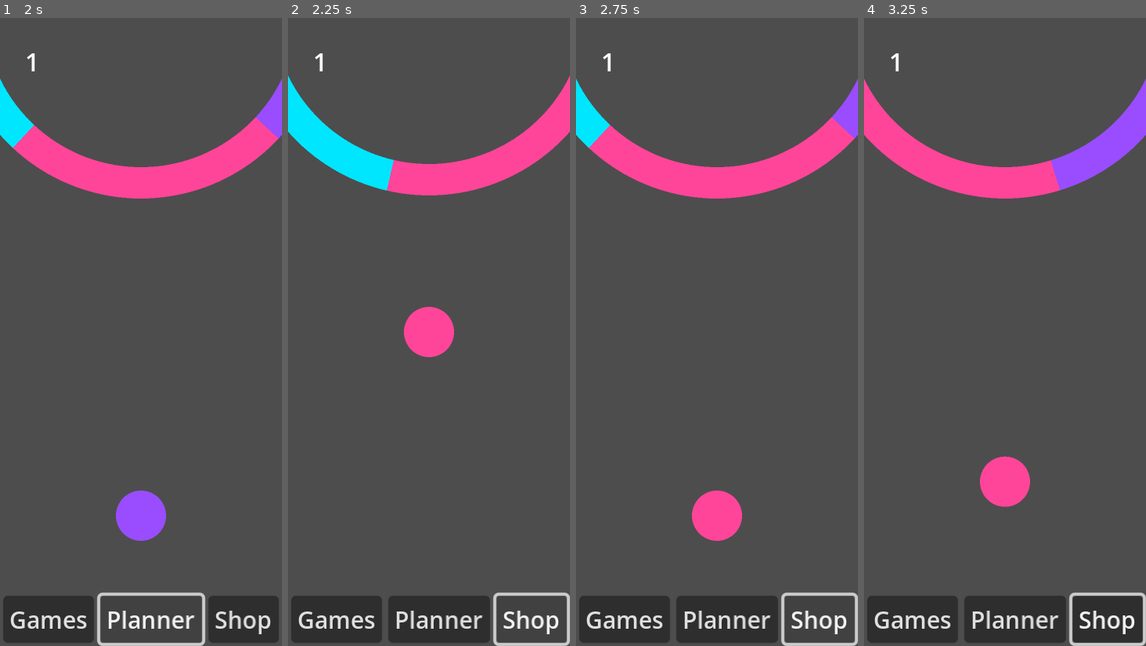
Above: before the commit, frames 1-4 (left to right).
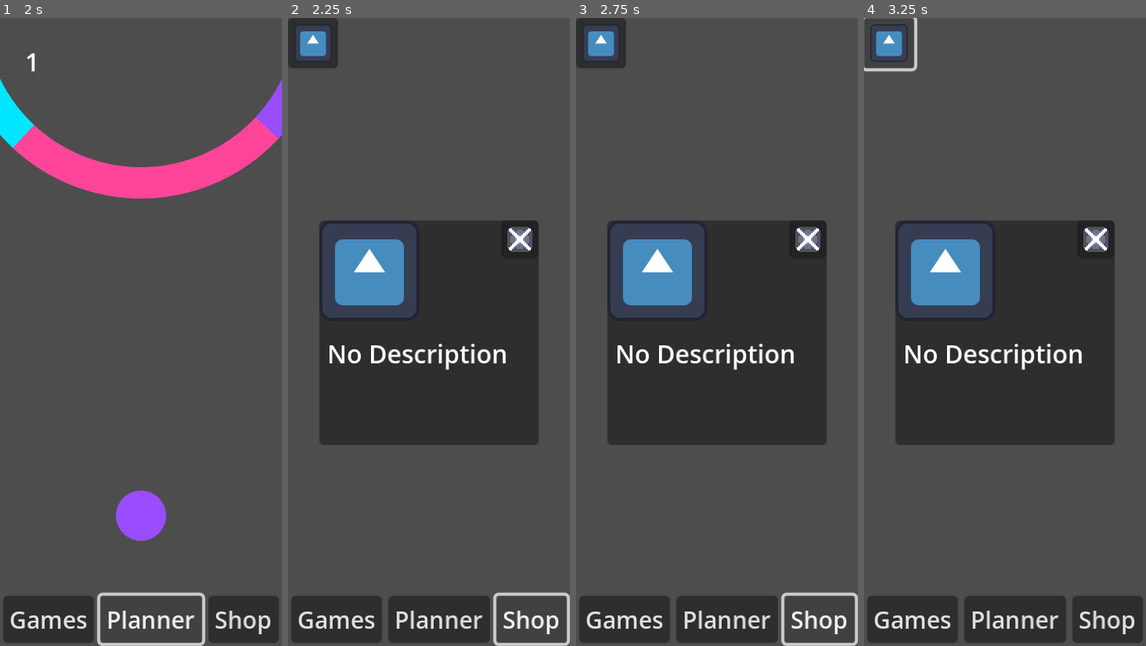
Above: after the commit, the same moments.

Repository: RajwolChapagain/Calma-Mobile-App
Game: Godot game, scene res://Global/Scenes/world.tscn
Two runs of this game, one before a commit and one after it. Both use one fixed random seed, a clock stepped at 60 frames per second and the inputs below. The engine's default icon, where the game draws it, is replaced by a stand-in: a white triangle on a blue panel in a dark square.
Inputs (mouse positions are in pixels of both pictures, inside the frame that each line leads up to):
- Up to frame 1 (2 s): click "Games" at 0.5 s; click "Planner" at 1.25 s
- Up to frame 2 (2.25 s): click "Shop" at 2 s
- Up to frame 3 (2.75 s): no input
- Up to frame 4 (3.25 s): click (889, 43) at 2.77 s

Frame 1 is identical in both runs. In frame 2, 32% of the frame differs, in the area x 0-100%, y 0-68%; in frame 3, 33%; in frame 4, 33%, in the area x 0-100%, y 0-100%.

Commit message:
Shop panel/icon progress/tool tip functionality

Diff:
--- a/Global/Scenes/panel_controller.tscn
+++ b/Global/Scenes/panel_controller.tscn
@@ -45,7 +45,8 @@
 text = "Shop"
 expand_icon = true
 script = ExtResource("2_3qwl3")
+panel = "res://Shop/Scenes/shop.tscn"
 
 [connection signal="button_down" from="HBoxContainer/PanelButtonGame" to="HBoxContainer/PanelButtonGame" method="switchScene"]
-[connection signal="button_down" from="HBoxContainer/PanelButtonCal" to="HBoxContainer/PanelButtonGame" method="switchScene"]
-[connection signal="button_down" from="HBoxContainer/PanelButtonShop" to="HBoxContainer/PanelButtonGame" method="switchScene"]
+[connection signal="button_down" from="HBoxContainer/PanelButtonCal" to="HBoxContainer/PanelButtonCal" method="switchScene"]
+[connection signal="button_down" from="HBoxContainer/PanelButtonShop" to="HBoxContainer/PanelButtonShop" method="switchScene"]
--- a/Shop/Scenes/shop.tscn
+++ b/Shop/Scenes/shop.tscn
@@ -1,4 +1,6 @@
-[gd_scene format=3 uid="uid://c3b8tc7g2ubuk"]
+[gd_scene load_steps=2 format=3 uid="uid://c3b8tc7g2ubuk"]
+
+[ext_resource type="PackedScene" uid="uid://da4xp8j30hdd2" path="res://Shop/Scenes/shop_item.tscn" id="1_71320"]
 
 [node name="Shop" type="Node2D"]
 
@@ -8,3 +10,6 @@
 
 [node name="HBoxContainer" type="HBoxContainer" parent="AvatarRow1"]
 layout_mode = 2
+
+[node name="ShopItem" parent="AvatarRow1/HBoxContainer" instance=ExtResource("1_71320")]
+layout_mode = 2
--- a/Shop/Scenes/shop_item.gd
+++ b/Shop/Scenes/shop_item.gd
@@ -1,15 +1,40 @@
 extends Button
 class_name ShopItem
 
+
+@export var toolTipIcon: TextureRect
+@export var toolDescNode: RichTextLabel
+
 @export var cost:int = 1
-#@export var incon: Texture2D
+@export var shop_icon: Texture2D:
+	set(value):
+		icon = value
+		if is_instance_valid(toolTipIcon):
+			toolTipIcon.texture = value
+		shop_icon = value
 @export var bought: bool = false
 @export var item_name: String = "Unnamed"
 @export var equiped: bool = false
 
+
+
 @export var desc: String = "No Description":
 	set(value):
-		$CanvasLayer/CenterContainer/ToolTip/MarginContainer/Description.text = value
+		if is_instance_valid(toolDescNode):
+			toolDescNode.text = value
 		desc = value
 
+func _ready():
+	toolTipIcon.texture = shop_icon
+	icon = shop_icon
+	toolDescNode.text = desc
 #Pressing button only brings up tool tip
+
+
+
+func _on_button_down():
+	#emit some signal for button down to hide the other tool tips
+	$CanvasLayer.visible = true
+
+func _on_close_button_button_down():
+	$CanvasLayer.visible = false
--- a/Shop/Scenes/shop_item.tscn
+++ b/Shop/Scenes/shop_item.tscn
@@ -1,15 +1,24 @@
-[gd_scene load_steps=3 format=3 uid="uid://da4xp8j30hdd2"]
+[gd_scene load_steps=4 format=3 uid="uid://da4xp8j30hdd2"]
 
 [ext_resource type="Script" uid="uid://yn6uwkkoal3f" path="res://Shop/Scenes/shop_item.gd" id="1_qcmrj"]
 [ext_resource type="Texture2D" uid="uid://crxsa4hrektgi" path="res://icon.svg" id="2_w788f"]
+[ext_resource type="Texture2D" uid="uid://b4lo57emg3105" path="res://Shop/Assets/Placeholders/P X Button.png" id="3_6vuda"]
 
-[node name="ShopItem" type="Button"]
+[node name="ShopItem" type="Button" node_paths=PackedStringArray("toolTipIcon", "toolDescNode")]
 custom_minimum_size = Vector2(32, 32)
 offset_left = -16.0
 offset_top = -16.0
 offset_right = 16.0
 offset_bottom = 16.0
+size_flags_horizontal = 0
+size_flags_vertical = 0
+icon = ExtResource("2_w788f")
+icon_alignment = 1
+expand_icon = true
 script = ExtResource("1_qcmrj")
+toolTipIcon = NodePath("CanvasLayer/CenterContainer/ToolTip/VSplitContainer/ToolTipIcon")
+toolDescNode = NodePath("CanvasLayer/CenterContainer/ToolTip/VSplitContainer/MarginContainer/Description")
+shop_icon = ExtResource("2_w788f")
 
 [node name="CanvasLayer" type="CanvasLayer" parent="."]
 
@@ -33,12 +42,11 @@
 [node name="VSplitContainer" type="VBoxContainer" parent="CanvasLayer/CenterContainer/ToolTip"]
 layout_mode = 2
 
-[node name="TextureRect" type="TextureRect" parent="CanvasLayer/CenterContainer/ToolTip/VSplitContainer"]
+[node name="ToolTipIcon" type="TextureRect" parent="CanvasLayer/CenterContainer/ToolTip/VSplitContainer"]
 custom_minimum_size = Vector2(64, 64)
 layout_mode = 2
 size_flags_horizontal = 0
 size_flags_vertical = 0
-texture = ExtResource("2_w788f")
 expand_mode = 1
 stretch_mode = 5
 
@@ -53,3 +61,13 @@
 [node name="Description" type="RichTextLabel" parent="CanvasLayer/CenterContainer/ToolTip/VSplitContainer/MarginContainer"]
 layout_mode = 2
 text = "Test Text"
+
+[node name="CloseButton" type="Button" parent="CanvasLayer/CenterContainer/ToolTip"]
+custom_minimum_size = Vector2(16, 16)
+layout_mode = 2
+size_flags_horizontal = 8
+size_flags_vertical = 0
+icon = ExtResource("3_6vuda")
+
+[connection signal="button_down" from="." to="." method="_on_button_down"]
+[connection signal="button_down" from="CanvasLayer/CenterContainer/ToolTip/CloseButton" to="." method="_on_close_button_button_down"]
Binary file added: Shop/Assets/AsepriteFiles/P X Button.aseprite
Binary file added: Shop/Assets/Placeholders/P X Button.png
Not shown, added: Shop/Assets/Placeholders/P X Button.png.import
